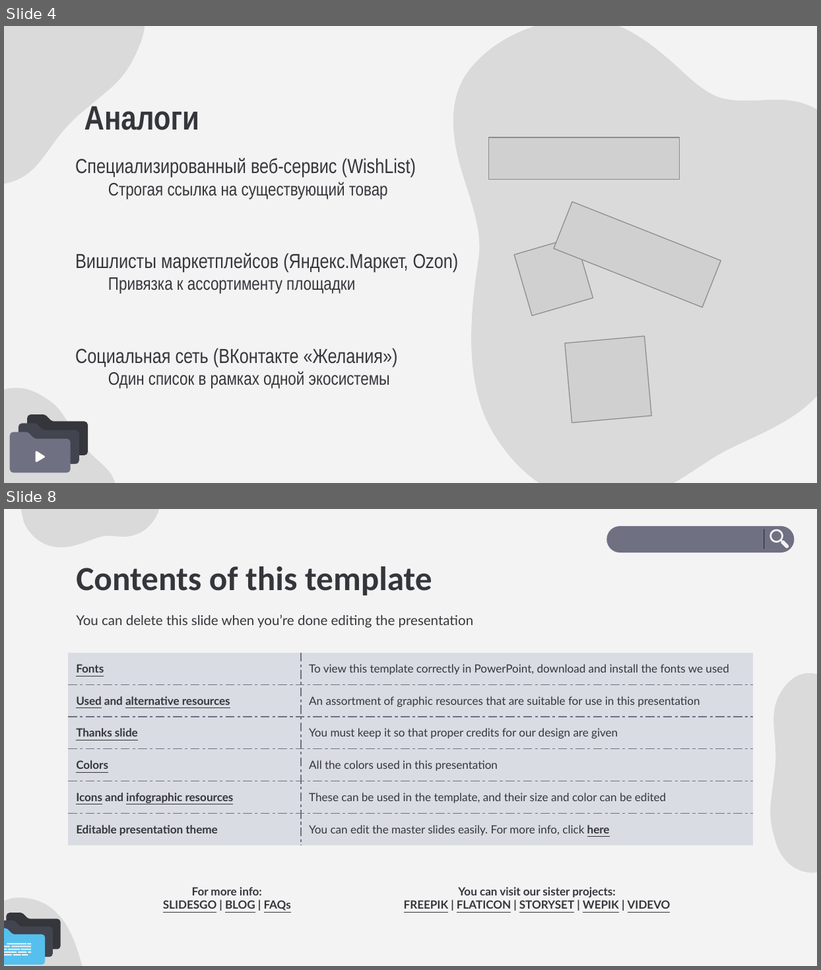
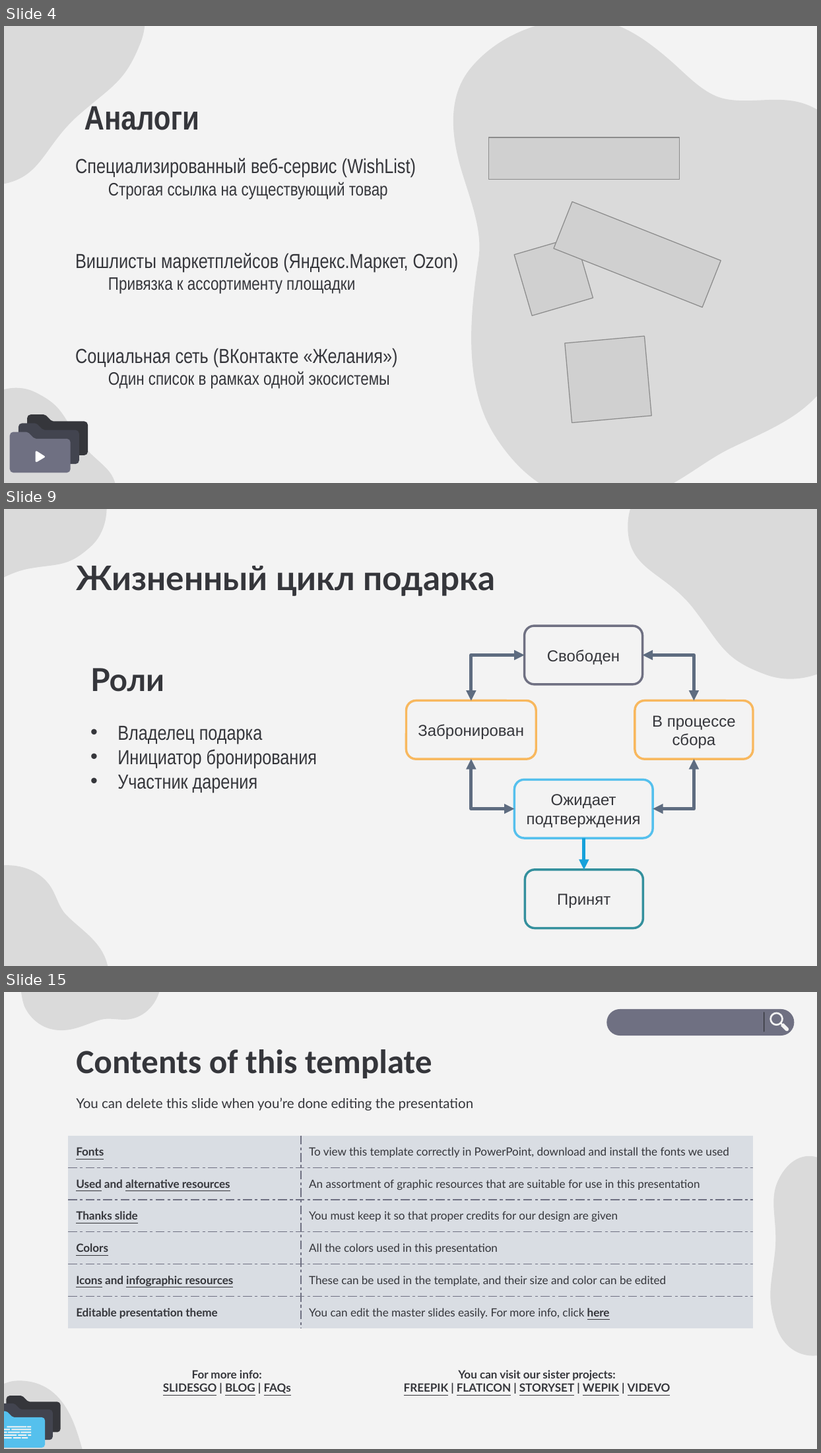
Before and after one commit to NNkGame/Diploma, a slide deck: Docs/Предзащита/Презентация Шарунов РД.pptx. Shown one above the other, each under a label of ours: slides 4 and 8 before the commit, slides 4, 9 and 15 after it; the slides between them are not shown. The pictures are 821x970 and 821x1453 pixels, drawn with LibreOffice and Linux fonts; fonts in the diff are those of the drawing; grey boxes stand for pictures. Boxes give left, top, right and bottom in pixels: in the first picture for what was removed or moved away, otherwise in the second. Text is boxed around its words. In the diff, an @@ line names an element or a change of style, - is before the commit and + after.

```diff
--- a/Docs/Предзащита/Презентация Шарунов РД.pptx
+++ b/Docs/Предзащита/Презентация Шарунов РД.pptx
@@ slide 9 added at (4,509,817,966), background #F3F3F3 @@
@@ freeform shape added at (4,509,123,591), fill #000000 at 10% opacity @@
@@ freeform shape added at (598,509,817,732), fill #000000 at 10% opacity @@
@@ title added at (76,566,495,596), 30 pt, text #35363B, bold @@
+Жизненный цикл подарка
@@ rounded rectangle added at (524,626,642,685), fill #F3F3F3, outline #6F7082 2 pt, 14 pt, text #35363B @@
+Свободен
@@ elbow double arrow added from (524, 656) to (471, 701), #5E6C80 3 pt @@
@@ elbow double arrow added from (642, 656) to (694, 701), #5E6C80 3 pt @@
@@ subtitle added at (90,668,164,692), 28 pt, text #35363B, bold @@
+Роли
@@ rounded rectangle added at (407,701,537,759), fill #F3F3F3, outline #F8B85E 2 pt, 14 pt, text #35363B @@
+Забронирован
@@ rounded rectangle added at (635,701,753,759), fill #F3F3F3, outline #F8B85E 2 pt, 14 pt, text #35363B @@
+В процессе сбора
@@ subtitle added at (118,726,317,793), 18 pt, text #35363B @@
+• Владелец подарка
+• Инициатор бронирования
+• Участник дарения
@@ elbow double arrow added from (471, 759) to (515, 809), #5E6C80 3 pt @@
@@ elbow double arrow added from (694, 759) to (653, 809), #5E6C80 3 pt @@
@@ rounded rectangle added at (515,780,653,838), fill #F3F3F3, outline #55C0ED 2 pt, 14 pt, text #35363B @@
+Ожидает подтверждения
@@ elbow arrow added from (583, 838) to (583, 870), #17A1DA 3 pt @@
@@ freeform shape added at (4,856,114,966), fill #000000 at 10% opacity @@
@@ rounded rectangle added at (525,870,643,929), fill #F3F3F3, outline #34909D 2 pt, 14 pt, text #35363B @@
+Принят
@@ what was slide 8 is now slide 15 @@
```
Also in this commit, not shown: 6 other slides added, 35 other files.
